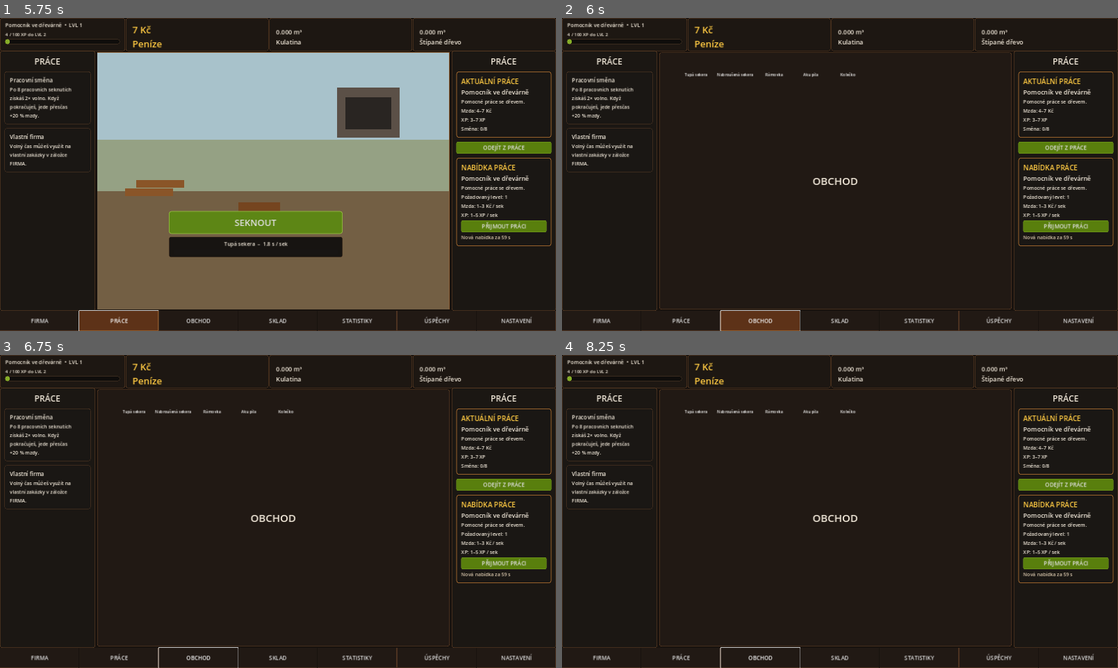
Above: before the commit, frames 1-4 (two rows, left to right).
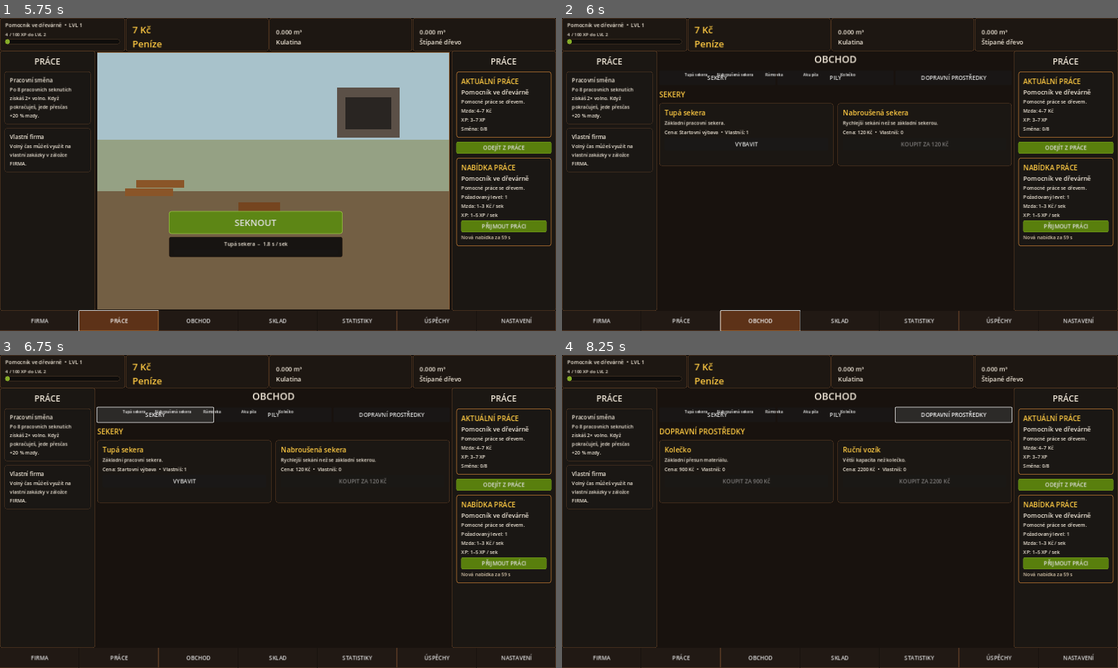
Above: after the commit, the same moments.

Repository: welewan-code/Lumberjack-John
Game: Godot game, scene res://Main.tscn
Two runs of this game, one before a commit and one after it. Both use one fixed random seed, a clock stepped at 60 frames per second and the inputs below.
Inputs (mouse positions are in pixels of both pictures, inside the frame that each line leads up to):
- Up to frame 1 (5.75 s): click "SEKNOUT" at 0.5 s; click "ODEJÍT Z PRÁCE" at 1.25 s; click "PŘIJMOUT PRÁCI" at 2 s; click "ODEJÍT Z PRÁCE" at 2.75 s; click "PŘIJMOUT PRÁCI" at 3.5 s; click "FIRMA" at 4.25 s; click "PRÁCE" at 5 s
- Up to frame 2 (6 s): click "OBCHOD" at 5.75 s
- Up to frame 3 (6.75 s): click (155, 414) at 6.5 s, where only the run after the commit has a clickable "SEKERY"
- Up to frame 4 (8.25 s): click (834, 414) at 7.25 s, where only the run after the commit has a clickable "PILY"; click (951, 414) at 8 s, where only the run after the commit has a clickable "DOPRAVNÍ PROSTŘEDKY"

Frame 1 is identical in both runs. In frame 2, 2.0% of the frame differs, in the area x 17-81%, y 10-94%; in frame 3, 2.3%; in frame 4, 2.3%, in the area x 17-81%, y 10-100%.
Error in both runs: Left operand of 'is' is a previously freed instance. (res://work_rewards.gd:35)

Commit message:
Autoload shop UI

Diff:
--- a/project.godot
+++ b/project.godot
@@ -8,6 +8,7 @@
 
 [autoload]
 WorkRewards="*res://work_rewards.gd"
+ShopUI="*res://shop_ui.gd"
 
 [display]
 window/size/viewport_width=1600
